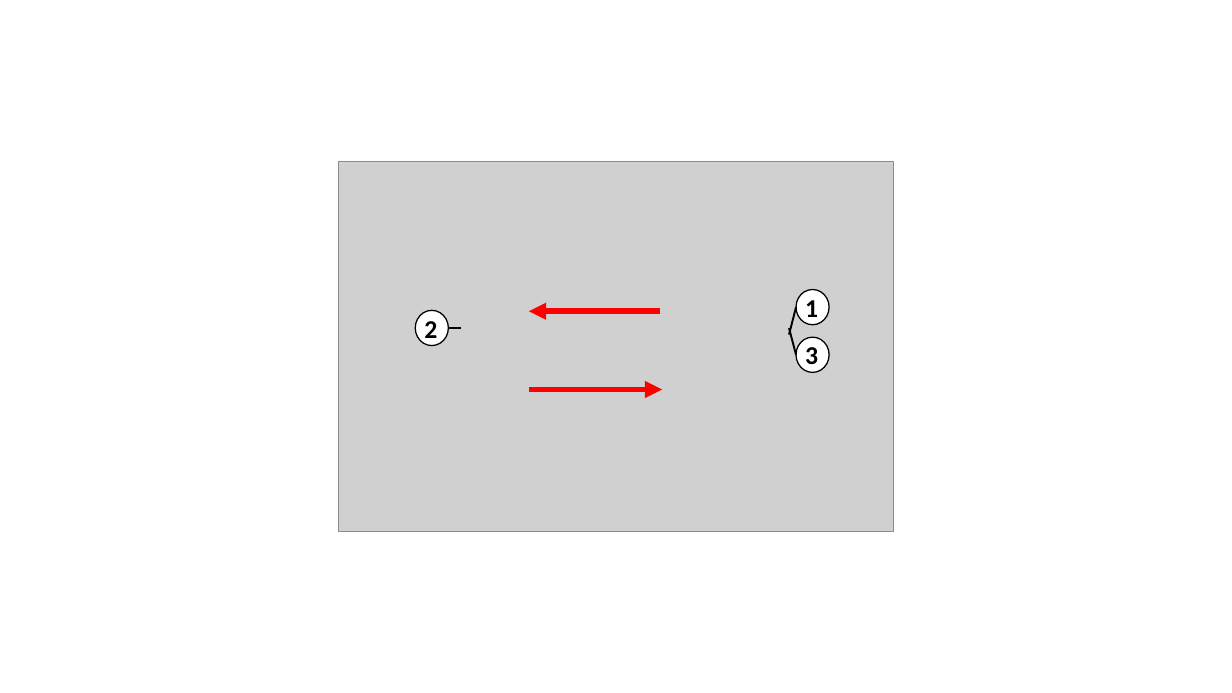
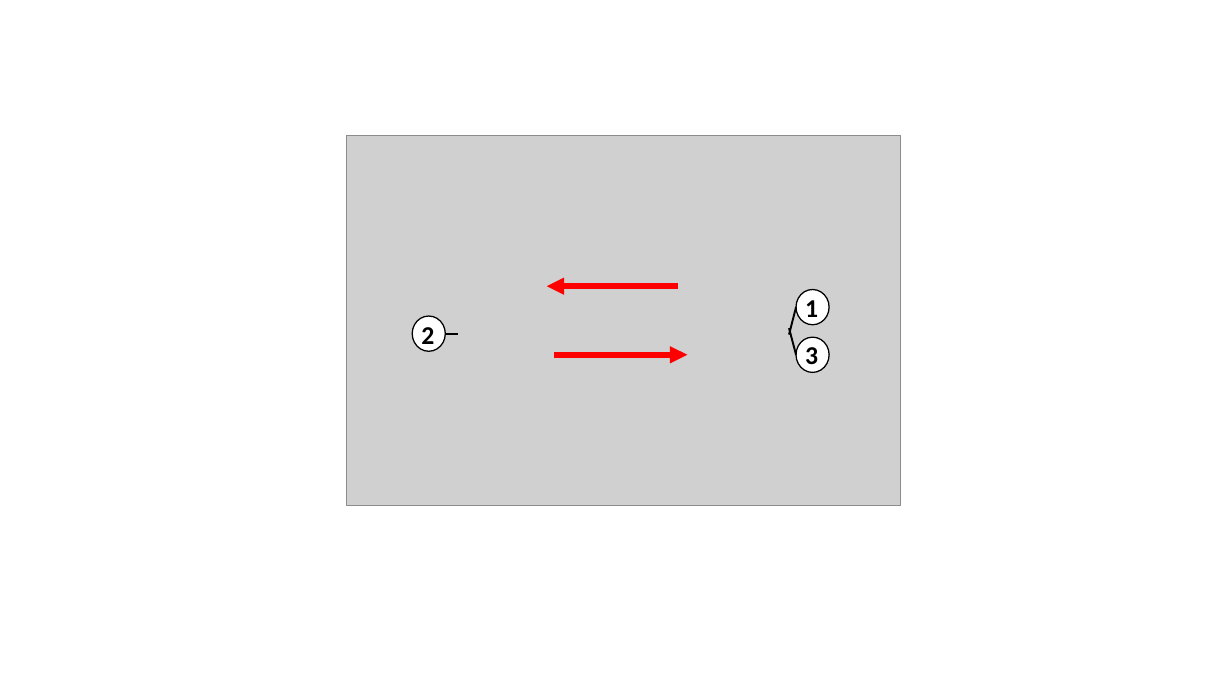
Before and after one commit to PaulineMauryL/PropellerProject, a slide deck: slide 1 of Report/orderxfoil.pptx. Drawn at 1232x693 pixels with LibreOffice and Linux fonts; fonts in the diff are those of the drawing; grey boxes stand for pictures. Boxes give left, top, right and bottom in pixels: in the first picture for what was removed or moved away, otherwise in the second. Text is boxed around its words. In the diff, an @@ line names an element or a change of style, - is before the commit and + after.

```diff
--- a/Report/orderxfoil.pptx
+++ b/Report/orderxfoil.pptx
@@ picture: place and size @@
-picture at box(339, 162, 894, 531)
+picture at box(347, 136, 901, 506)
@@ arrow moved from (660, 311) - (529, 311) to (678, 287) - (547, 287) @@
@@ 1 text, 1 ellipse, 1 line: place and size @@
-1 text, 1 ellipse, 1 line at box(415, 311, 461, 346)
+1 text, 1 ellipse, 1 line at box(412, 316, 458, 351)
@@ arrow moved from (529, 390) - (663, 390) to (555, 355) - (688, 355) @@
```
Also in this commit, not shown: 14 other files.
